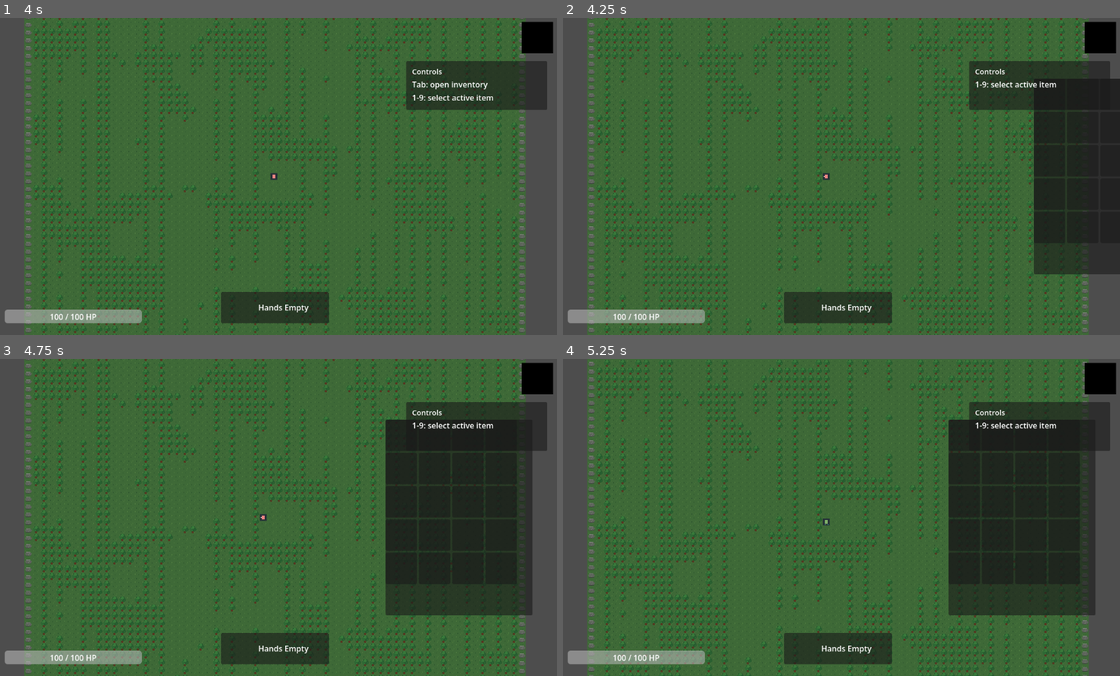
Above: before the commit, frames 1-4 (two rows, left to right).
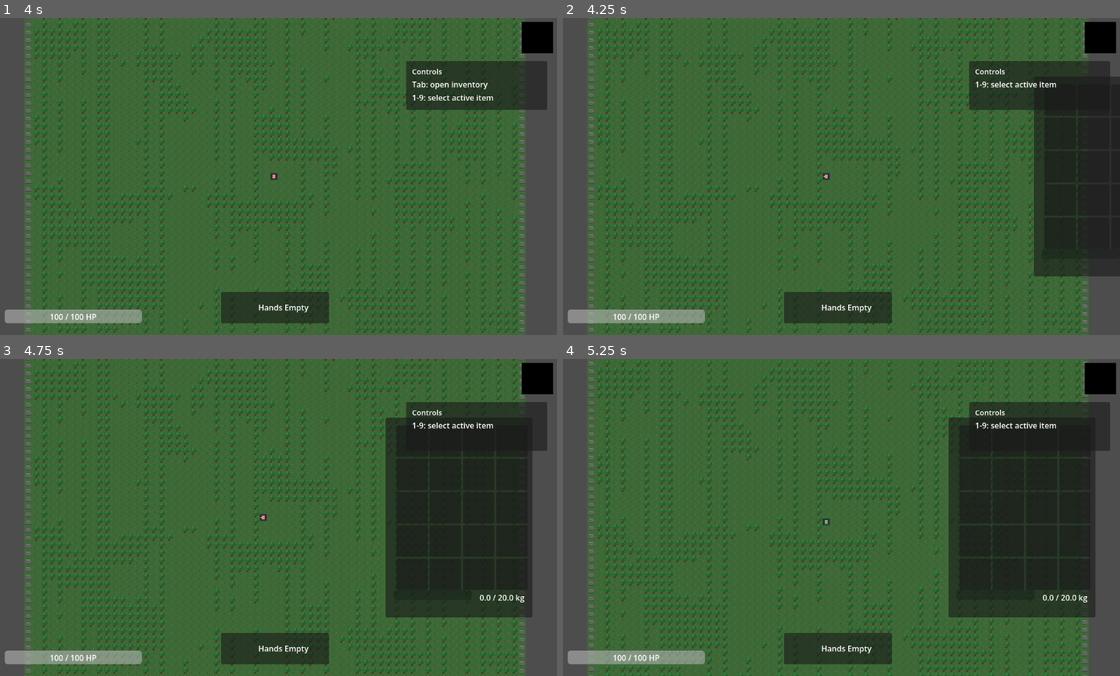
Above: after the commit, the same moments.

Repository: Maddiplomat/Project-alchemy
Game: Godot game, scene res://scenes/World.tscn
The game is run twice, just before and just after one commit, with the same random seed, the same clock (stepped at 60 frames per second) and the same inputs.
Inputs (mouse positions are in pixels of both pictures, inside the frame that each line leads up to):
- Up to frame 1 (4 s): tap Enter at 0.5, 2.75 s; move the mouse to (401, 160) at 0.52 s; hold D (move_right) 0.53-1.25 s; hold E (interact) 0.53-1.25 s; click (401, 160) at 0.67 s; drag from (161, 192) to (334, 195) at 1.27 s; tap Space at 2, 3.5 s; move the mouse to (328, 106) at 2.02 s; hold D (move_right) 2.03-2.75 s; hold E (interact) 2.03-2.75 s; drag from (245, 239) to (128, 132) at 2.77 s; move the mouse to (445, 224) at 3.52 s; hold A (move_left) from 3.53 s (still down); hold E (interact) from 3.53 s (still down)
- Up to frame 2 (4.25 s): keep holding A (move_left); keep holding E (interact); tap Tab (toggle_inventory) at 4.15 s
- Up to frame 3 (4.75 s): release A (move_left) at 4.25 s; release E (interact) at 4.25 s; drag from (484, 435) to (506, 615) at 4.27 s
- Up to frame 4 (5.25 s): tap Enter at 5 s; move the mouse to (997, 435) at 5.02 s; hold S (move_down) from 5.03 s (still down); hold E (interact) from 5.03 s (still down); click (997, 435) at 5.17 s

Frame 1 is identical in both runs. In frame 2, 0.1% of the frame differs, in the area x 84-100%, y 18-82%; in frame 3, 0.3%, in the area x 69-96%, y 18-82%; in frame 4, 0.3%.

Commit message:
Add inventory carry weight bar

Diff:
--- a/scenes/inventory_grid.tscn
+++ b/scenes/inventory_grid.tscn
@@ -7,12 +7,42 @@
 script = ExtResource("1_pkvtp")
 
 [node name="InventoryPanel" type="Panel" parent="." unique_id=582636693]
-custom_minimum_size = Vector2(300, 400)
+custom_minimum_size = Vector2(300, 408)
 
 [node name="Grid" type="GridContainer" parent="InventoryPanel" unique_id=123695224]
 custom_minimum_size = Vector2(256, 320)
 layout_mode = 0
+offset_left = 22.0
+offset_top = 16.0
+offset_right = 278.0
+offset_bottom = 336.0
 columns = 4
+
+[node name="WeightRow" type="HBoxContainer" parent="InventoryPanel"]
+layout_mode = 0
+anchors_preset = 10
+anchor_right = 1.0
+offset_left = 16.0
+offset_top = 352.0
+offset_right = -16.0
+offset_bottom = 384.0
+theme_override_constants/separation = 12
+
+[node name="WeightBar" type="ProgressBar" parent="InventoryPanel/WeightRow"]
+custom_minimum_size = Vector2(0, 20)
+layout_mode = 2
+size_flags_horizontal = 3
+theme_override_colors/font_color = Color(0, 0, 0, 0)
+max_value = 20.0
+show_percentage = false
+modulate = Color(0.45, 0.83, 0.61, 1)
+
+[node name="WeightLabel" type="Label" parent="InventoryPanel/WeightRow"]
+custom_minimum_size = Vector2(96, 0)
+layout_mode = 2
+horizontal_alignment = 2
+vertical_alignment = 1
+text = "0.0 / 20.0 kg"
 
 [node name="TooltipPanel" type="Panel" parent="." unique_id=391146286]
 visible = false
--- a/scripts/inventory_grid.gd
+++ b/scripts/inventory_grid.gd
@@ -2,6 +2,8 @@
 
 @onready var panel = $InventoryPanel
 @onready var grid = $InventoryPanel/Grid
+@onready var weight_bar: ProgressBar = $InventoryPanel/WeightRow/WeightBar
+@onready var weight_label: Label = $InventoryPanel/WeightRow/WeightLabel
 @onready var tooltip_panel: Panel = $TooltipPanel
 @onready var tooltip_name_label: Label = $TooltipPanel/MarginContainer/TooltipContent/NameLabel
 @onready var tooltip_weight_label: Label = $TooltipPanel/MarginContainer/TooltipContent/WeightLabel
@@ -18,6 +20,9 @@
 const ONBOARDING_SECTION := "inventory_hints"
 const INVENTORY_HINT_KEY := "inventory_seen"
 const SELECT_HINT_KEY := "select_seen"
+const WEIGHT_NORMAL_COLOR := Color(0.45, 0.83, 0.61, 1.0)
+const WEIGHT_WARNING_COLOR := Color(0.95, 0.67, 0.29, 1.0)
+const WEIGHT_DANGER_COLOR := Color(0.89, 0.29, 0.24, 1.0)
 
 var drag_origin_index := -1
 var drag_ghost: TextureRect = null
@@ -56,7 +61,9 @@
 
 	InventoryManager.inventory_changed.connect(refresh_grid)
 	InventoryManager.held_item_changed.connect(func(_id): refresh_grid())
+	InventoryManager.weight_changed.connect(_on_weight_changed)
 	refresh_grid()
+	_update_weight_display(InventoryManager.total_weight, InventoryManager.carry_capacity)
 
 	call_deferred("_setup_panel")
 
@@ -127,6 +134,25 @@
 		_show_tooltip_for_slot(hover_slot_index)
 	elif hover_slot_index == -1:
 		_hide_tooltip()
+
+func _on_weight_changed(total_weight: float, carry_capacity: float) -> void:
+	_update_weight_display(total_weight, carry_capacity)
+
+func _update_weight_display(total_weight: float, carry_capacity: float) -> void:
+	var safe_capacity := maxf(carry_capacity, 0.0)
+	var displayed_weight := minf(total_weight, safe_capacity) if safe_capacity > 0.0 else 0.0
+	var weight_ratio := total_weight / safe_capacity if safe_capacity > 0.0 else 0.0
+
+	weight_bar.max_value = safe_capacity
+	weight_bar.value = displayed_weight
+	weight_label.text = "%.1f / %.1f kg" % [total_weight, safe_capacity]
+
+	if weight_ratio > 1.0:
+		weight_bar.modulate = WEIGHT_DANGER_COLOR
+	elif weight_ratio >= 0.8:
+		weight_bar.modulate = WEIGHT_WARNING_COLOR
+	else:
+		weight_bar.modulate = WEIGHT_NORMAL_COLOR
 
 func _on_slot_drag_started(slot_index: int) -> void:
 	if _is_dragging():
